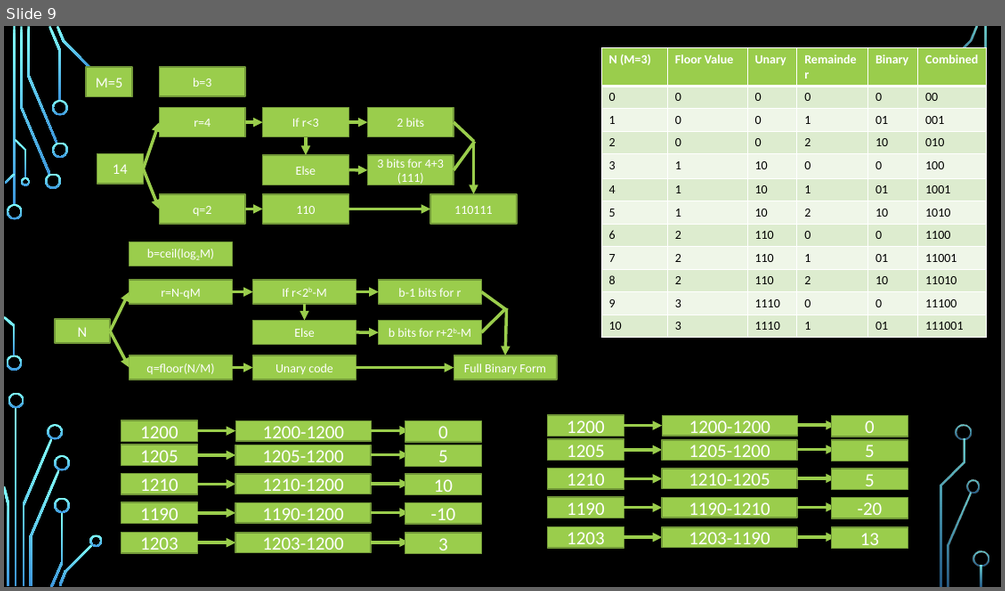
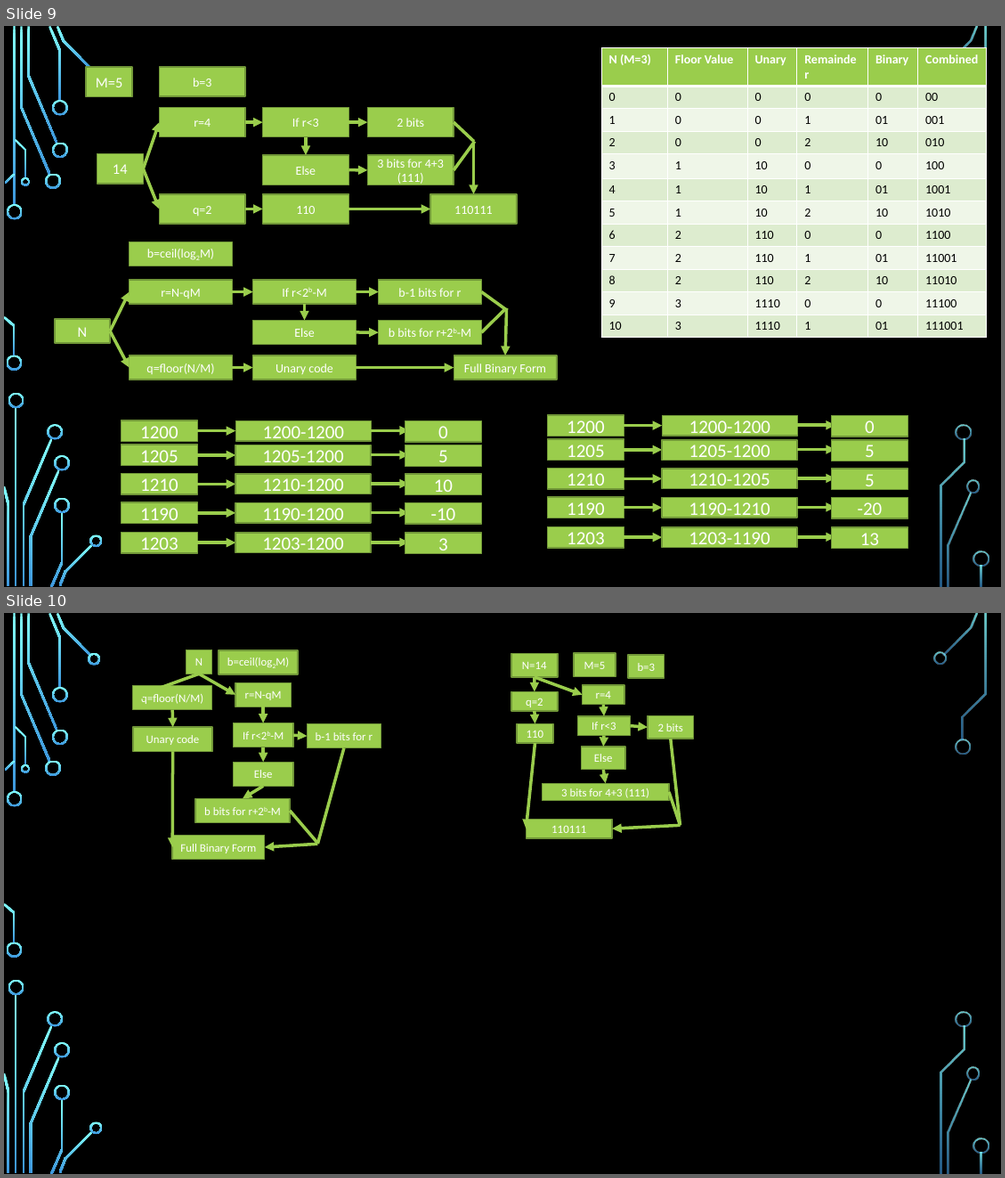
Before and after one commit to parth2480/data_compression, a slide deck: Parth viva presentation.pptx. Shown one above the other, each under a label of ours: slide 9 before the commit, slides 9 and 10 after it. The pictures are 1005x591 and 1005x1178 pixels, drawn with LibreOffice and Linux fonts; fonts in the diff are those of the drawing; background and template pictures are left out. Boxes give left, top, right and bottom in pixels: in the first picture for what was removed or moved away, otherwise in the second. Text is boxed around its words. In the diff, an @@ line names an element or a change of style, - is before the commit and + after.

```diff
--- a/Parth viva presentation.pptx
+++ b/Parth viva presentation.pptx
@@ slide 10 added at (4, 613, 1001, 1174), background picture (left out); not listed: 36 template elements that a slide beside it also shows @@
@@ group added at (511, 653, 695, 838): 11 rectangles, 9 arrows, 2 lines @@
+N=14
+q=2
+r=4
+If r<3
+110
+b=3
+Else
+2 bits
+3 bits for 4+3 (111)
+110111
+M=5
@@ group added at (133, 649, 380, 859): 10 rectangles, 9 arrows, 2 lines @@
+N
+q=floor(N/M)
+r=N-qM
+If r<2b-M
+Unary code
+b=ceil(log2M)
+Else
+b-1 bits for r
+b bits for r+2b-M
+Full Binary Form
```
Also in this commit, not shown: 1 other file.
